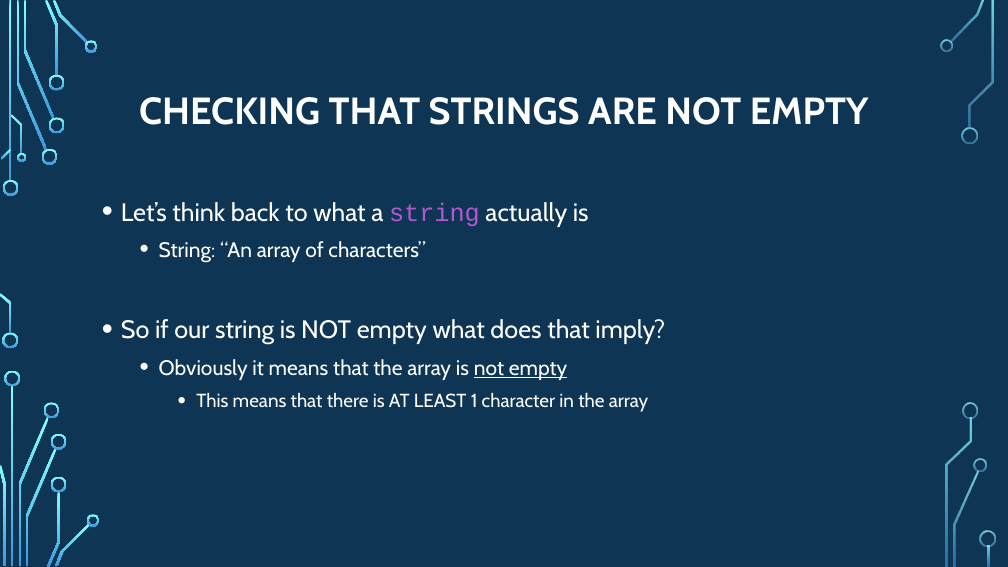
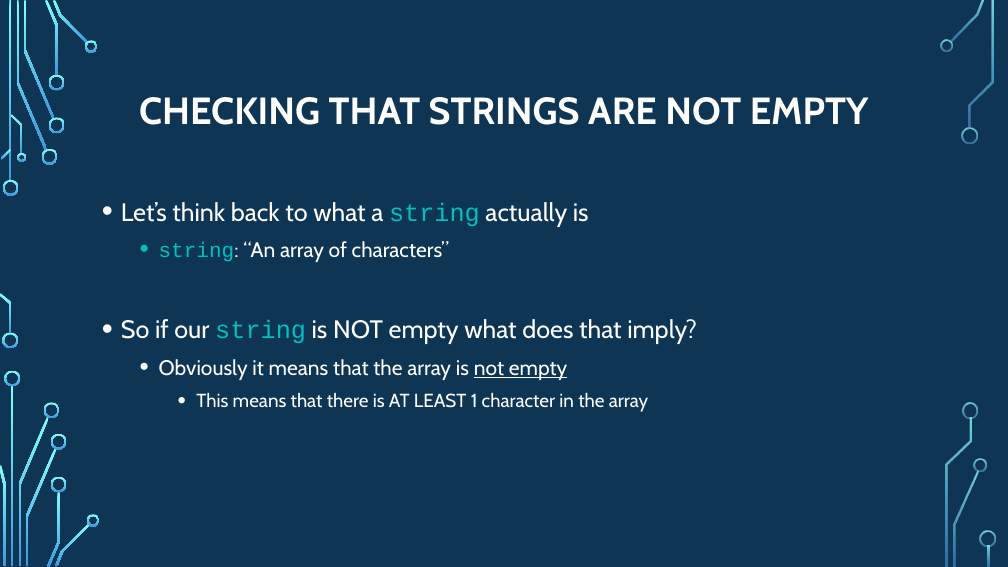
Before and after one commit to psypdt/ZIS_C-_Summer_Course_2019, a slide deck: slide 22 of Day_4/Day_4.pptx. Drawn at 1008x567 pixels with LibreOffice and Linux fonts; fonts in the diff are those of the drawing; background and template pictures are left out. Boxes give left, top, right and bottom in pixels: in the first picture for what was removed or moved away, otherwise in the second. Text is boxed around its words. In the diff, an @@ line names an element or a change of style, - is before the commit and + after.

```diff
--- a/Day_4/Day_4.pptx
+++ b/Day_4/Day_4.pptx
@@ text at [121,202,697,344]: text colour #B258D3 to #00C0C0, font Cabin to Courier New, text colour #FFFFFF to #00C0C0 in "string" @@
@@ text at [159,241,449,262]: text changed @@
-  • String: “An array of characters”
+  • string: “An array of characters”
```
Also in this commit, not shown: 14 other slides changed, 2 slides added.
